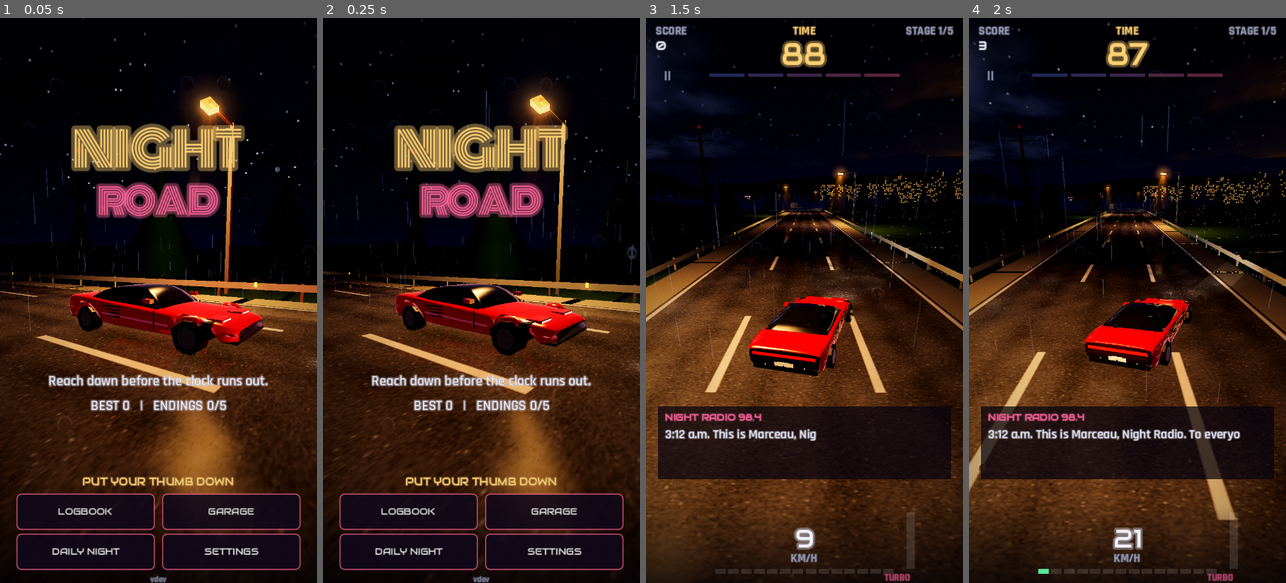
Above: before the commit, frames 1-4 (left to right).
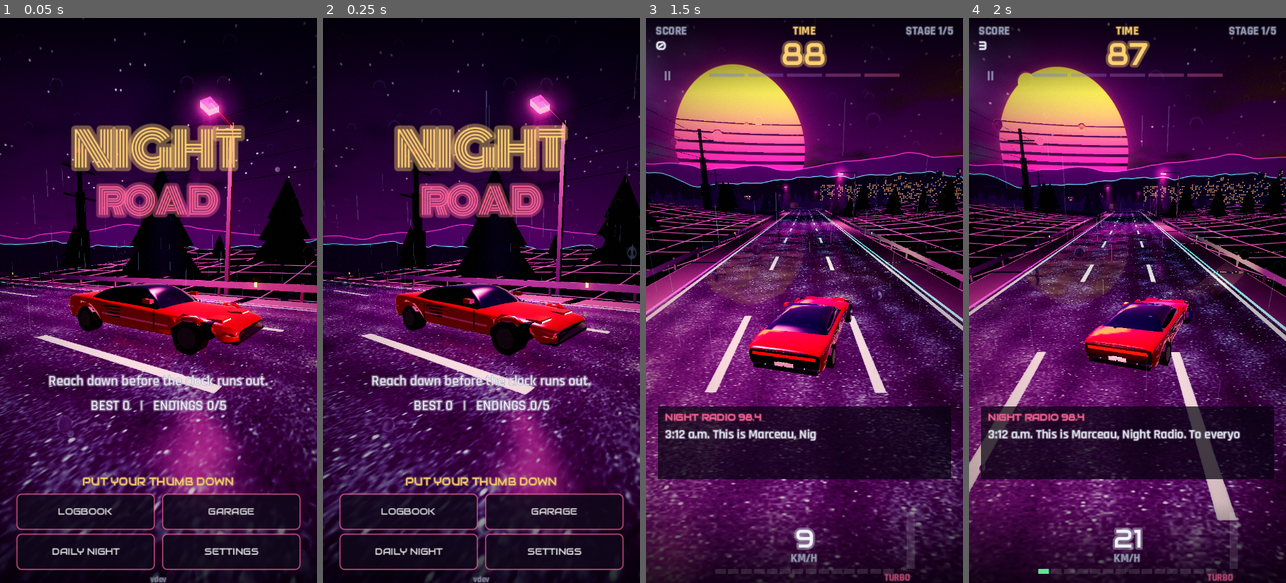
Above: after the commit, the same moments.

Repository: s3str4/IPHONEDUO
Game: Godot game, scene res://scenes/main.tscn
Same seed, same stepped clock (60 frames per second), same inputs: the game is played once before the commit and once after it.
Inputs (mouse positions are in pixels of both pictures, inside the frame that each line leads up to):
- Up to frame 1 (0.05 s): no input
- Up to frame 2 (0.25 s): no input
- Up to frame 3 (1.5 s): tap Enter at 0.5 s; move the mouse to (874, 272) at 0.52 s; hold Right 0.53-1.25 s; tap Shift at 0.6 s; click (874, 272) at 0.67 s; tap Space at 0.77 s; drag from (741, 328) to (788, 413) at 1.27 s
- Up to frame 4 (2 s): no input

The runs differ from the first frame. In frame 1, 57% of the frame differs, in the area x 0-100%, y 7-100%; in frame 2, 57%; in frame 3, 74%, in the area x 0-100%, y 2-100%; in frame 4, 72%.

Commit message:
Direction artistique néon synthwave
Ciel indigo vers magenta, grand soleil rétro à bandes sur l'horizon (du
jaune au magenta, bords anticrénelés), crêtes des montagnes soulignées de
néon. Terrain sombre parcouru d'une grille néon qui épouse les collines
(elle s'efface au loin au lieu de fourmiller). Tubes néon le long des bords
de la chaussée (magenta à gauche, cyan à droite), marquages qui luisent,
tours cerclées de néon. Lampadaires en teintes néon selon la région (rose,
cyan, violet), brouillards violets, halo lumineux renforcé.

Co-Authored-By: Claude Opus 5.5 <noreply@anthropic.com>
Claude-Session: https://claude.ai/code/session_01KvDVzAi7Qc1dRUEBqzkxJE

Diff:
--- a/project.godot
+++ b/project.godot
@@ -83,7 +83,7 @@
 }
 sky_ambient={
 "type": "color",
-"value": Color(0.12, 0.13, 0.22, 1)
+"value": Color(0.15, 0.1, 0.25, 1)
 }
 car_env_tex={
 "type": "sampler2D",
--- a/scenes/main.tscn
+++ b/scenes/main.tscn
@@ -29,11 +29,11 @@
 glow_levels/3 = 1.0
 glow_levels/4 = 0.6
 glow_levels/5 = 0.3
-glow_intensity = 0.9
+glow_intensity = 1.15
 glow_strength = 1.1
 glow_bloom = 0.04
 glow_blend_mode = 1
-glow_hdr_threshold = 0.75
+glow_hdr_threshold = 0.65
 
 [sub_resource type="ShaderMaterial" id="post_mat"]
 shader = ExtResource("6")
--- a/scripts/main.gd
+++ b/scripts/main.gd
@@ -24,12 +24,12 @@
 const CAMERA_HEIGHT := 4.2
 const START_S := 30.0
 
-const NIGHT_FOG := Color(0.05, 0.06, 0.12)
-const DAWN_FOG := Color(0.42, 0.3, 0.34)
-const NIGHT_HORIZON := Color(0.05, 0.06, 0.12)
-const DAWN_HORIZON := Color(0.55, 0.36, 0.38)
-const NIGHT_ZENITH := Color(0.01, 0.012, 0.03)
-const DAWN_ZENITH := Color(0.12, 0.16, 0.32)
+const NIGHT_FOG := Color(0.13, 0.04, 0.2)
+const DAWN_FOG := Color(0.55, 0.22, 0.4)
+const NIGHT_HORIZON := Color(0.42, 0.07, 0.38)
+const DAWN_HORIZON := Color(0.95, 0.38, 0.45)
+const NIGHT_ZENITH := Color(0.03, 0.01, 0.09)
+const DAWN_ZENITH := Color(0.2, 0.1, 0.38)
 const FOG_START := 40.0
 const FOG_END := 260.0
 ## Avant une bifurcation, ses directions s'affichent sur cette distance (m).
--- a/scripts/road_builder.gd
+++ b/scripts/road_builder.gd
@@ -21,7 +21,7 @@
 const LAMP_POOL_X := 5.0         # centre de la flaque, côté lampadaire
 const LAMP_POLE_X := 9.2
 const LAMP_HEIGHT := 9.0
-const LAMP_COLOR := Color(1.0, 0.62, 0.28)
+const LAMP_COLOR := Color(1.0, 0.3, 0.72)
 const GROUND_COLUMNS := [8.0, 11.0, 16.0, 24.0, 34.0, 46.0, 60.0, 80.0]
 const ROAD_COLUMNS := [-6.0, -3.0, 0.0, 3.0, 6.0]
 
@@ -93,6 +93,7 @@
 	road_material.set_shader_parameter("reflectivity", 0.5)
 	road_material.set_shader_parameter("specular_strength", 0.05)
 	road_material.set_shader_parameter("marking", 1.0)
+	road_material.set_shader_parameter("marking_glow", Vector3(0.35, 0.75, 0.95))
 	road_material.set_shader_parameter("ripples", 0.25)
 	env_material = ShaderMaterial.new()
 	env_material.shader = surface
@@ -100,6 +101,9 @@
 	env_material.set_shader_parameter("specular_strength", 0.25)
 	ground_material = env_material.duplicate()
 	ground_material.set_shader_parameter("wet", 0.1)
+	# Synthwave : terrain sombre parcouru d'une grille néon.
+	ground_material.set_shader_parameter("grid", 1.0)
+	ground_material.set_shader_parameter("albedo_color", Color(0.45, 0.4, 0.55))
 	glow_material = ShaderMaterial.new()
 	glow_material.shader = load("res://shaders/night_glow.gdshader")
 	cone_material = ShaderMaterial.new()
@@ -360,6 +364,7 @@
 			1:
 				_build_rails(env, s0, s1)
 				_build_delineators(glow, s0, s1)
+				_build_neon_edges(glow, s0, s1)
 				_build_lamps(env, glow, s0, s1)
 			2:
 				_build_trees(env, job["index"], s0, s1)
@@ -801,6 +806,25 @@
 				_box(st, _road_pos(sa, x + 0.15 * side, 0.0), track.yaw_at(sa), Vector3(0.12, 0.8, 0.12), post, la)
 
 
+## Synthwave : un tube néon le long de chaque bord de la chaussée, magenta à
+## gauche, cyan à droite.
+const NEON_LEFT := Color(1.0, 0.25, 0.72)
+const NEON_RIGHT := Color(0.25, 0.85, 1.0)
+
+
+func _build_neon_edges(glow: SurfaceTool, s0: float, s1: float) -> void:
+	var uvs := [Vector2(0, 1), Vector2(0, 1), Vector2(0, 1), Vector2(0, 1)]
+	for i in _steps(s0, s1):
+		var sa := s0 + i * Track.STEP
+		var sb := sa + Track.STEP
+		for side in [-1.0, 1.0]:
+			var c := NEON_RIGHT if side > 0.0 else NEON_LEFT
+			var x0: float = side * 6.02
+			var x1: float = side * 6.18
+			var p := [_road_pos(sa, x0, 0.02), _road_pos(sb, x0, 0.02), _road_pos(sb, x1, 0.02), _road_pos(sa, x1, 0.02)]
+			_quad(glow, p if side > 0.0 else [p[0], p[3], p[2], p[1]], [c, c, c, c], [1.6, 1.6, 1.6, 1.6], uvs)
+
+
 ## Balises réfléchissantes sur les glissières, tous les 25 m : blanches à
 ## droite, orange à gauche, comme sur l'autoroute. De loin, elles dessinent le
 ## virage qui arrive (lisibilité de nuit, sous la pluie).
--- a/scripts/route_map.gd
+++ b/scripts/route_map.gd
@@ -37,50 +37,50 @@
 ## la route sous tunnel ; fog : épaisseur ; rain : 0 sec, 1 pluie, -1 neige ;
 ## curv, relief : virages et collines ; traffic, trucks : trafic.
 const THEMES := {
-	"autoroute": {"name": "L'AUTOROUTE", "lamps": 48.0, "lamp_color": Color(1.0, 0.62, 0.28),
+	"autoroute": {"name": "L'AUTOROUTE", "lamps": 48.0, "lamp_color": Color(1.0, 0.3, 0.72),
 		"trees": 0.55, "ground": Color(0.07, 0.11, 0.08), "fog": 1.0, "rain": 1.0,
 		"curv": 1.0, "relief": 1.0, "traffic": 1.0, "trucks": 0.2},
-	"foret": {"name": "LA FORÊT", "lamps": 150.0, "lamp_color": Color(1.0, 0.62, 0.28),
-		"trees": 1.0, "ground": Color(0.05, 0.09, 0.06), "fog": 1.5, "fog_tint": Color(0.04, 0.07, 0.07),
+	"foret": {"name": "LA FORÊT", "lamps": 150.0, "lamp_color": Color(0.62, 0.36, 1.0),
+		"trees": 1.0, "ground": Color(0.05, 0.09, 0.06), "fog": 1.5, "fog_tint": Color(0.08, 0.03, 0.14),
 		"rain": 1.0, "curv": 1.35, "relief": 1.3, "traffic": 0.7, "trucks": 0.15},
-	"port": {"name": "LE PORT", "lamps": 40.0, "lamp_color": Color(0.75, 0.88, 1.0),
+	"port": {"name": "LE PORT", "lamps": 40.0, "lamp_color": Color(0.25, 0.85, 1.0),
 		"trees": 0.05, "industry": 1.0, "water": 1, "ground": Color(0.12, 0.12, 0.13), "fog": 1.1,
 		"rain": 1.0, "curv": 0.6, "relief": 0.3, "traffic": 1.15, "trucks": 0.5},
-	"lac": {"name": "LE LAC", "lamps": 64.0, "lamp_color": Color(1.0, 0.62, 0.28),
+	"lac": {"name": "LE LAC", "lamps": 64.0, "lamp_color": Color(0.3, 0.8, 1.0),
 		"trees": 0.45, "water": -1, "ground": Color(0.06, 0.1, 0.08), "fog": 1.3,
-		"fog_tint": Color(0.07, 0.09, 0.14), "rain": 0.6, "curv": 0.9, "relief": 0.8,
+		"fog_tint": Color(0.06, 0.05, 0.18), "rain": 0.6, "curv": 0.9, "relief": 0.8,
 		"traffic": 0.8, "trucks": 0.15},
-	"faubourgs": {"name": "LES FAUBOURGS", "lamps": 36.0, "lamp_color": Color(1.0, 0.62, 0.28),
+	"faubourgs": {"name": "LES FAUBOURGS", "lamps": 36.0, "lamp_color": Color(1.0, 0.32, 0.7),
 		"trees": 0.3, "houses": 1.0, "ground": Color(0.08, 0.1, 0.08), "fog": 1.0, "rain": 1.0,
 		"curv": 0.9, "relief": 0.5, "traffic": 1.1, "trucks": 0.15},
-	"usines": {"name": "LES USINES", "lamps": 44.0, "lamp_color": Color(0.75, 0.88, 1.0),
+	"usines": {"name": "LES USINES", "lamps": 44.0, "lamp_color": Color(1.0, 0.45, 0.25),
 		"trees": 0.0, "industry": 1.0, "ground": Color(0.11, 0.1, 0.1), "fog": 1.2,
-		"fog_tint": Color(0.1, 0.07, 0.07), "rain": 1.0, "curv": 1.0, "relief": 0.4,
+		"fog_tint": Color(0.16, 0.04, 0.12), "rain": 1.0, "curv": 1.0, "relief": 0.4,
 		"traffic": 1.1, "trucks": 0.45},
-	"cote": {"name": "LA CÔTE", "lamps": 52.0, "lamp_color": Color(1.0, 0.62, 0.28),
+	"cote": {"name": "LA CÔTE", "lamps": 52.0, "lamp_color": Color(0.25, 0.9, 1.0),
 		"trees": 0.2, "water": 1, "ground": Color(0.09, 0.09, 0.07), "fog": 1.0, "rain": 0.5,
 		"curv": 1.2, "relief": 1.4, "traffic": 0.9, "trucks": 0.15},
-	"periph": {"name": "LE PÉRIPHÉRIQUE", "lamps": 30.0, "lamp_color": Color(0.75, 0.88, 1.0),
+	"periph": {"name": "LE PÉRIPHÉRIQUE", "lamps": 30.0, "lamp_color": Color(0.62, 0.38, 1.0),
 		"trees": 0.0, "buildings": 1.0, "ground": Color(0.1, 0.1, 0.11), "fog": 1.0, "rain": 1.0,
 		"curv": 0.8, "relief": 0.3, "traffic": 1.3, "trucks": 0.25},
-	"vallee": {"name": "LA VALLÉE", "lamps": 72.0, "lamp_color": Color(1.0, 0.62, 0.28),
+	"vallee": {"name": "LA VALLÉE", "lamps": 72.0, "lamp_color": Color(1.0, 0.3, 0.72),
 		"trees": 0.5, "ground": Color(0.06, 0.1, 0.07), "fog": 1.2, "rain": 0.8,
 		"curv": 1.1, "relief": 2.0, "traffic": 0.9, "trucks": 0.3},
-	"col": {"name": "LE COL", "lamps": 0.0, "lamp_color": Color(1.0, 0.62, 0.28),
+	"col": {"name": "LE COL", "lamps": 0.0, "lamp_color": Color(0.62, 0.38, 1.0),
 		"trees": 0.6, "snow": true, "ground": Color(0.55, 0.57, 0.62), "fog": 1.7,
 		"fog_tint": Color(0.16, 0.17, 0.22), "rain": -1.0, "curv": 1.55, "relief": 2.2,
 		"traffic": 0.8, "trucks": 0.2},
-	"dunes": {"name": "LES DUNES", "lamps": 60.0, "lamp_color": Color(1.0, 0.62, 0.28),
+	"dunes": {"name": "LES DUNES", "lamps": 60.0, "lamp_color": Color(1.0, 0.5, 0.35),
 		"trees": 0.0, "water": 1, "ground": Color(0.32, 0.28, 0.2), "fog": 1.0, "rain": 0.3,
 		"curv": 0.8, "relief": 0.7, "traffic": 0.8, "trucks": 0.1},
-	"centre": {"name": "LE CENTRE", "lamps": 26.0, "lamp_color": Color(0.75, 0.88, 1.0),
+	"centre": {"name": "LE CENTRE", "lamps": 26.0, "lamp_color": Color(0.3, 0.85, 1.0),
 		"trees": 0.0, "buildings": 1.0, "ground": Color(0.1, 0.1, 0.11), "fog": 0.9, "rain": 1.0,
 		"curv": 0.7, "relief": 0.2, "traffic": 1.4, "trucks": 0.15},
-	"retenue": {"name": "LA RETENUE", "lamps": 56.0, "lamp_color": Color(1.0, 0.62, 0.28),
+	"retenue": {"name": "LA RETENUE", "lamps": 56.0, "lamp_color": Color(0.62, 0.38, 1.0),
 		"trees": 0.35, "water": -1, "ground": Color(0.07, 0.09, 0.08), "fog": 1.3,
-		"fog_tint": Color(0.07, 0.09, 0.13), "rain": 0.6, "curv": 1.0, "relief": 1.6,
+		"fog_tint": Color(0.07, 0.05, 0.17), "rain": 0.6, "curv": 1.0, "relief": 1.6,
 		"traffic": 0.9, "trucks": 0.3},
-	"tunnels": {"name": "LES TUNNELS", "lamps": 0.0, "lamp_color": Color(1.0, 0.62, 0.28),
+	"tunnels": {"name": "LES TUNNELS", "lamps": 0.0, "lamp_color": Color(1.0, 0.3, 0.72),
 		"trees": 0.4, "tunnels": 0.5, "ground": Color(0.08, 0.09, 0.09), "fog": 1.2, "rain": 1.0,
 		"curv": 1.2, "relief": 2.3, "traffic": 1.0, "trucks": 0.3},
 	"blanche": {"name": "LA ROUTE BLANCHE", "lamps": 0.0, "lamp_color": Color(0.9, 0.95, 1.0),
--- a/scripts/scenery.gd
+++ b/scripts/scenery.gd
@@ -61,6 +61,12 @@
 				var yaw := b.track.yaw_at(s)
 				var tone := rng.randf_range(0.05, 0.09)
 				b._box(env, b._road_pos(s, x, g), yaw, Vector3(w, h - g, d), Color(tone, tone, tone * 1.25), 0.05)
+				# Synthwave : arêtes de la façade côté route soulignées de néon.
+				var neon := RoadBuilder.NEON_RIGHT if rng.randf() < 0.5 else RoadBuilder.NEON_LEFT
+				var fx: float = x - side * (w * 0.5 - 0.05)
+				for es in [s - d * 0.5 + 0.05, s + d * 0.5 - 0.05]:
+					b._glow_box(glow, b._road_pos(es, fx, g), yaw, Vector3(0.18, h - g, 0.18), neon, 1.1)
+				b._glow_box(glow, b._road_pos(s, fx, h - 0.1), yaw, Vector3(0.18, 0.18, d), neon, 1.1)
 				var col := WINDOW_WARM if rng.randf() < 0.6 else WINDOW_COOL
 				var face_x: float = x - side * (w * 0.5 + 0.06)
 				var y := 3.0
--- a/shaders/night_sky.gdshader
+++ b/shaders/night_sky.gdshader
@@ -112,6 +112,33 @@
 	}
 	col = mix(col, moon_col, moon);
 
+	// Soleil rétro synthwave : grand disque posé sur l'horizon, du jaune au
+	// magenta, coupé de bandes horizontales de plus en plus larges vers le bas.
+	// Il monte un peu avec l'aube.
+	{
+		float sa = az_delta(az, sun_azimuth);
+		float sc = mix(0.15, 0.22, dawn);
+		vec2 q = vec2(sa, h - sc);
+		float rad = 0.2;
+		float r = length(q) / rad;
+		float disc = 1.0 - smoothstep(1.0 - pixel_angle * 2.0 / rad, 1.0, r);
+		float yy = q.y / rad;
+		// Bandes : seulement dans la moitié basse, épaisseur croissante.
+		float band = 1.0;
+		if (yy < 0.35) {
+			float k = (0.35 - yy) * 8.0;
+			float gap = clamp(0.1 + (0.35 - yy) * 0.5, 0.0, 0.75);
+			// Bord de bande anticrénelé (taille d'un pixel en unités de bande).
+			float aa = pixel_angle / rad * 8.0;
+			band = smoothstep(gap - aa, gap + aa, fract(k));
+		}
+		vec3 sun_top = vec3(1.0, 0.86, 0.35);
+		vec3 sun_bot = vec3(1.0, 0.18, 0.62);
+		vec3 sunc = mix(sun_bot, sun_top, smoothstep(-0.2, 0.9, yy)) * 1.2;
+		col = mix(col, sunc, disc * band);
+		// Halo rose autour du soleil.
+		col += vec3(1.0, 0.25, 0.6) * exp(-max(r - 1.0, 0.0) * 3.0) * 0.25 * (1.0 - disc);
+	}
 	// Montagnes : deux silhouettes, la plus lointaine noyée dans la brume.
 	float far_h = 0.07 + 0.11 * fbm(vec2(az * 3.0, 1.7)) + 0.03 * sin(az * 5.0);
 	float near_h = 0.03 + 0.07 * fbm(vec2(az * 6.0 + 9.0, 3.1));
@@ -122,6 +149,10 @@
 	if (h < near_h) {
 		col = zenith * 0.6 + haze * 0.15;
 	}
+	// Crêtes soulignées d'un trait néon (magenta au loin, cyan devant).
+	float lw = pixel_angle * 1.6;
+	col += vec3(1.0, 0.25, 0.75) * (1.0 - smoothstep(0.0, lw, abs(h - far_h))) * 0.9 * step(near_h, h);
+	col += vec3(0.25, 0.85, 1.0) * (1.0 - smoothstep(0.0, lw, abs(h - near_h))) * 1.1;
 	// Ville : immeubles aux fenêtres allumées, dans sa direction.
 	float bx = az * 90.0;
 	float bcell = floor(bx);
--- a/shaders/night_surface.gdshader
+++ b/shaders/night_surface.gdshader
@@ -22,6 +22,12 @@
 // Route : la peinture des marquages (texels clairs) est moins glissante sous la
 // pluie et renvoie la lumière des phares vers la voiture (rétroréflexion).
 uniform float marking = 0.0;
+// Néon des marquages (route) : la peinture luit d'elle-même.
+uniform vec3 marking_glow = vec3(0.0);
+// Grille néon synthwave sur le terrain (lignes du monde en x et z, en mètres).
+uniform float grid = 0.0;
+uniform vec3 grid_color : source_color = vec3(1.0, 0.25, 0.75);
+uniform float grid_size = 8.0;
 
 void fragment() {
 	vec3 P = (INV_VIEW_MATRIX * vec4(VERTEX, 1.0)).xyz;
@@ -68,6 +74,17 @@
 		float k = clamp(fres * wetness * reflectivity * 1.4, 0.0, 0.6);
 		col = col * (1.0 - k * 0.6) + refl * k;
 	}
+	col += marking_glow * paint;
+	// Grille : traits fins anticrénelés ; quand les cases deviennent trop petites
+	// à l'écran (au loin), elle s'efface au lieu de fourmiller.
+	if (grid > 0.0) {
+		vec2 g = P.xz / grid_size;
+		vec2 fw = max(fwidth(g), vec2(1e-4));
+		vec2 a = abs(fract(g - 0.5) - 0.5) / fw;
+		float line = 1.0 - min(min(a.x, a.y) / 1.2, 1.0);
+		line *= 1.0 - smoothstep(0.12, 0.45, max(fw.x, fw.y));
+		col += grid_color * line * grid * 1.6;
+	}
 	col = mix(night_tonemap(col), fog_color.rgb, night_fog(dist));
 	ALBEDO = col;
 }
